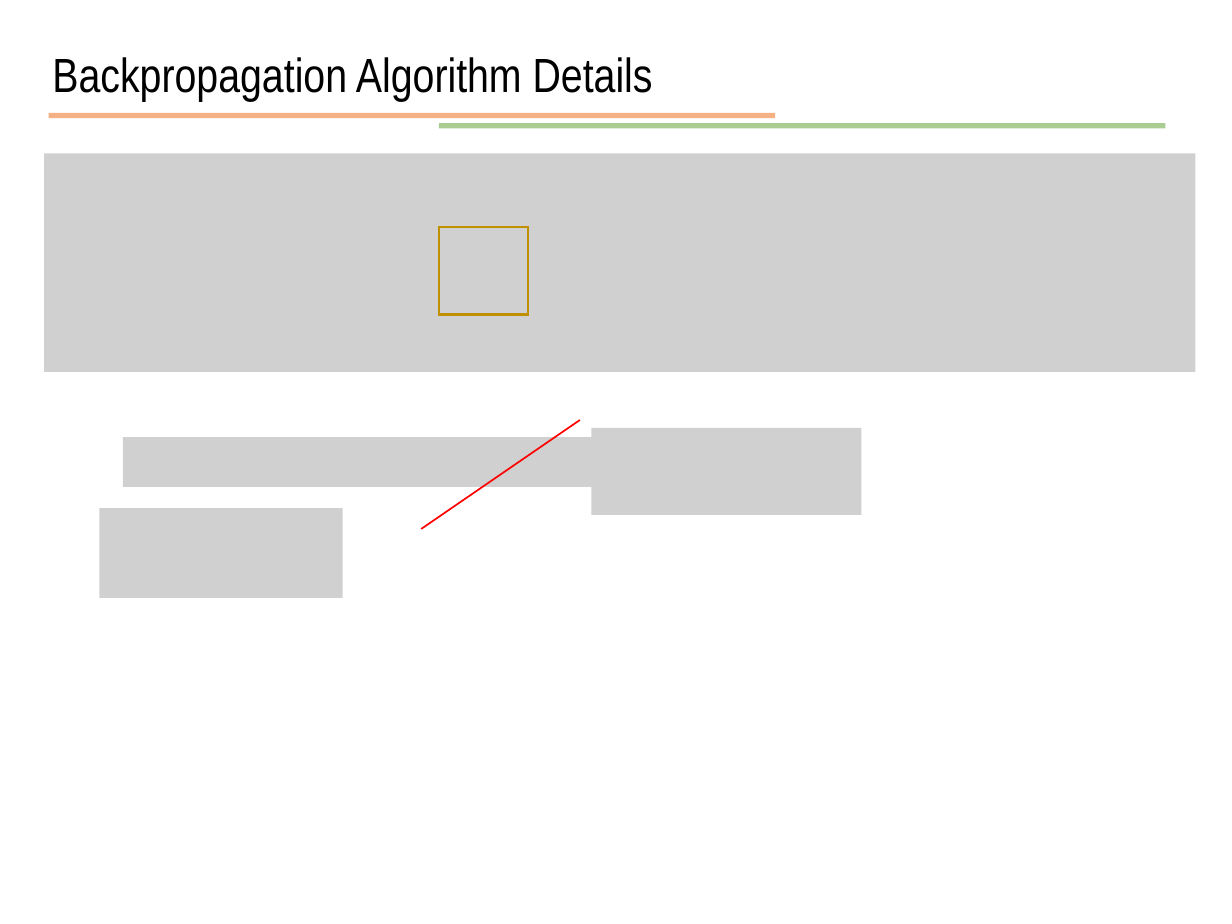
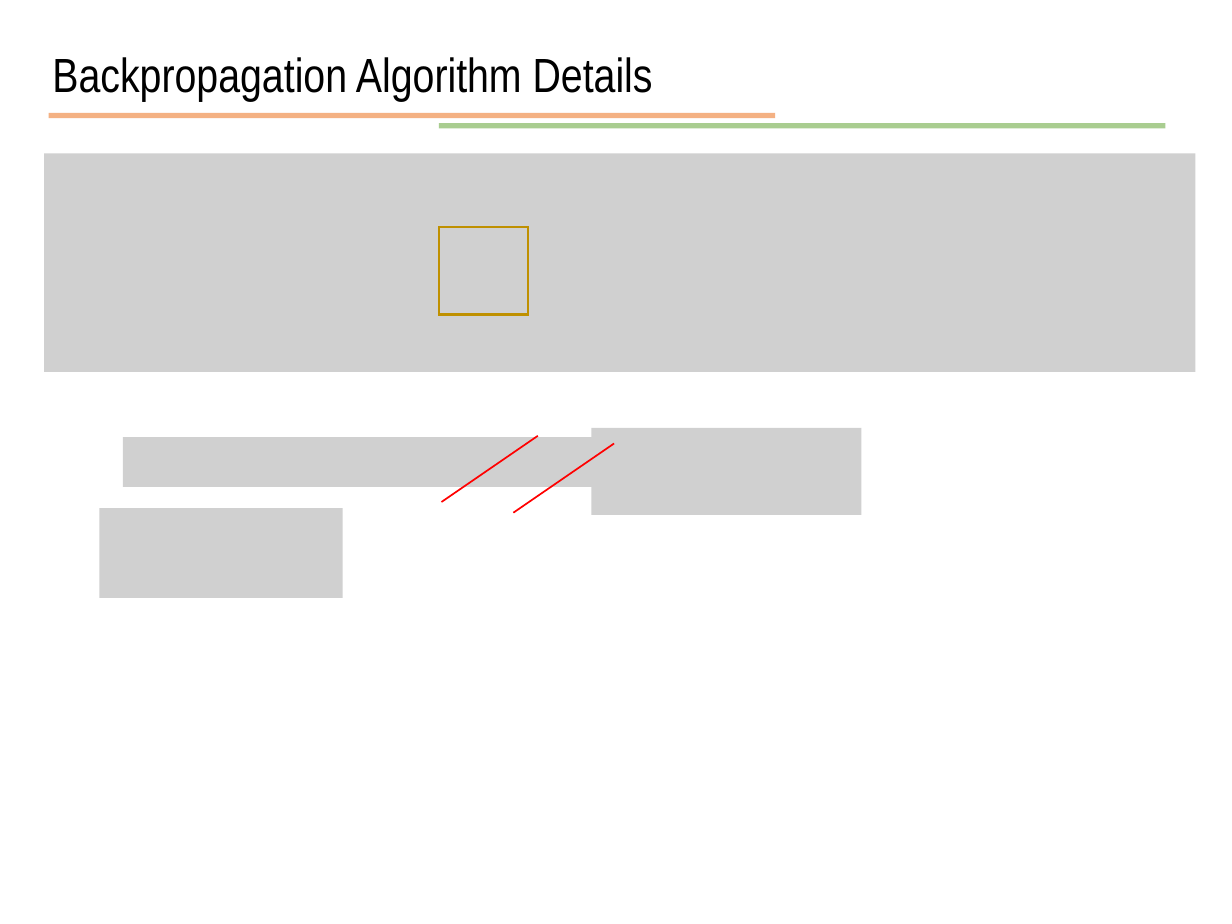
Before and after one commit to JunetaeKim/DeepLearningClass, a slide deck: slide 19 of Week7/week7 Backpropagation Algorithm Details.pptx. Drawn at 1232x924 pixels with LibreOffice and Linux fonts; fonts in the diff are those of the drawing; grey boxes stand for pictures. Boxes give left, top, right and bottom in pixels: in the first picture for what was removed or moved away, otherwise in the second. Text is boxed around its words. In the diff, an @@ line names an element or a change of style, - is before the commit and + after.

```diff
--- a/Week7/week7 Backpropagation Algorithm Details.pptx
+++ b/Week7/week7 Backpropagation Algorithm Details.pptx
@@ line moved from (580, 420) - (421, 529) to (538, 436) - (441, 501) @@
@@ line added from (614, 444) to (514, 513), #FF0000 1 pt @@
```
Also in this commit, not shown: 13 other slides changed, 1 slide added, 1 other file.
